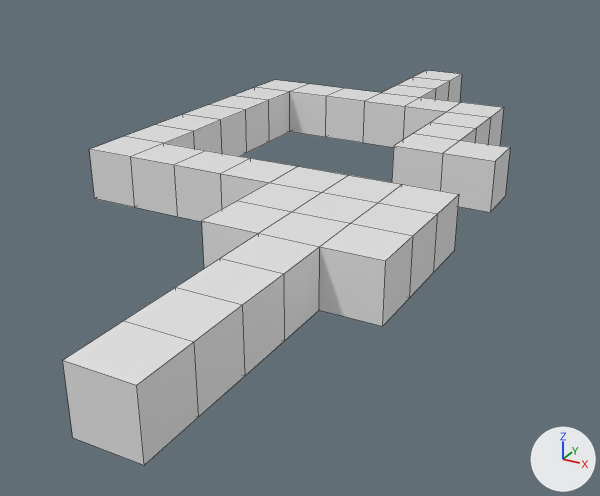
Before and after pictures for a commit that changed the FBX model rpg/Assets/untitled.fbx.
The view is the same before and after, from a 50 mm lens placed at (14.8, -42.0, 11.3), pointed at (0.7, -16.3, -1.5). Lighting does not change. The marker at lower right points along +X, +Y and +Z. Mesh edges are drawn as thin lines.

Script lines for the objects in view, before the commit:
```python
me_cube = bpy.data.meshes.new('Cube')
me_cube.from_pydata(...)  # 136 vertices, 134 faces; spans x -7.0..7.0, y -31.0..1.0, z 0.0..2.0
me_cube.materials.append(mat_material)  # white #e7e7e7
ob_cube = bpy.data.objects.new('Cube', me_cube)
ob_cube.location = (0.0, 0.0, 0.0)
```
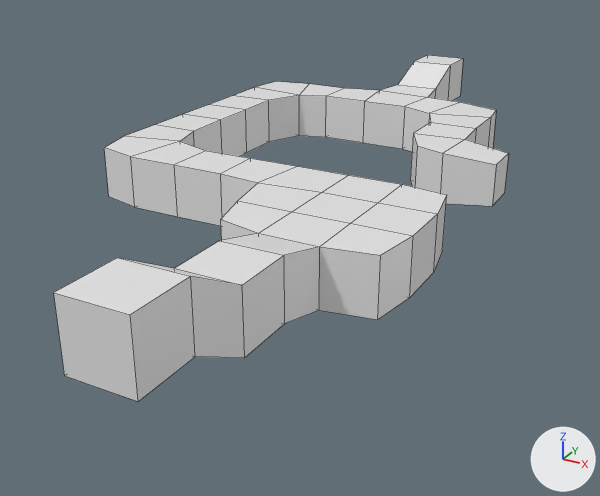
The newer file is also turned or shifted as a whole; pictures and numbers use the older file's frame.

Boxes (x1, y1, x2, y2) around the edits, measured in the pictures (600 x 496 px; the box of a moved part takes in the faces that stretch with it):
'Cube', reshaped (12% shorter): before (63, 70, 510, 465); after (54, 55, 509, 401)
part 1 of me_cube, moved or reshaped: before (221, 158, 348, 211); after (221, 158, 348, 217)
part 2 of me_cube, moved or reshaped: before (319, 223, 413, 326); after (319, 223, 413, 320)
part 3 of me_cube, moved or reshaped: before (176, 233, 320, 375); after (175, 233, 320, 358)
part 4 of me_cube, moved or reshaped: before (63, 287, 245, 465); after (54, 258, 244, 401)
part 5 of me_cube, moved or reshaped: before (202, 201, 292, 268); after (221, 201, 292, 240)
part 6 of me_cube, moved or reshaped: before (233, 70, 504, 146); after (233, 55, 496, 152)
part 7 of me_cube, moved or reshaped: before (378, 122, 510, 271); after (378, 122, 509, 270)
part 8 of me_cube, moved or reshaped: before (89, 125, 205, 207); after (104, 125, 206, 207)

What the commit changed:
me_cube is used by ob_cube; location (0.0, 0.0, 0.0).
me_cube had 136 vertices, 134 faces and spanned x -7.0..7.0, y -31.0..1.0, z 0.0..2.0.
me_cube now has 136 vertices, 134 faces and spans x -7.0..7.0, y -31.0..1.0, z 0.0..3.6.
me_cube part 1: all 2 vertices in x 1.0, y -19.0, z 0.0..2.0 are moved by (-0.3, -0.2, 0.0).
me_cube part 2: all 2 vertices in x 7.0, y -23.0, z 0.0..2.0 are moved by (-0.3, 0.3, 0.0).
me_cube part 3: all 8 vertices in x 3.0..5.0, y -27.0..-25.0, z 0.0..2.0 are moved by (0.0, 0.0, 0.5).
me_cube part 4: all 8 vertices in x 3.0..5.0, y -31.0..-29.0, z 0.0..2.0 are moved by (0.0, 0.0, 1.6).
me_cube part 5: all 2 vertices in x 1.0, y -23.0, z 0.0..2.0 are moved by (0.4, 0.4, 0.0).
me_cube part 6: 20 of 136 vertices moved; they spanned x -7.0..5.0, y -7.0..1.0, z 0.0..2.0 and now span x -6.8..4.9, y -7.6..1.0, z 0.0..2.8; mean shift (0.0, -0.1, 0.3); largest move (3.0, -7.0, 0.0) -> (2.4, -7.6, 0.0).
Part 7, on me_cube:
Vertex 42 of me_cube moves from (5.0, -11.0, 2.0) at pixel (460, 140) to (5.1, -10.8, 2.0) at pixel (465, 139).
Vertex 43 of me_cube moves from (5.0, -11.0, 0.0) to (5.1, -10.8, 0.0).
Vertex 44 of me_cube moves from (3.0, -13.0, 2.0) at pixel (393, 145) to (3.8, -12.5, 2.0) at pixel (417, 145).
Vertex 45 of me_cube moves from (3.0, -13.0, 0.0) to (3.8, -12.5, 0.0).
Vertex 48 of me_cube moves from (7.0, -11.0, 2.0) at pixel (510, 147) to (7.0, -11.2, 1.8) at pixel (508, 153).
Vertex 49 of me_cube moves from (7.0, -11.0, 0.0) at pixel (505, 196) to (7.0, -11.2, 0.2) at pixel (504, 193).
Vertex 50 of me_cube moves from (7.0, -13.0, 2.0) at pixel (495, 161) to (7.0, -12.8, 1.8) at pixel (496, 164).
Vertex 51 of me_cube moves from (7.0, -13.0, 0.0) at pixel (490, 212) to (7.0, -12.8, 0.2) at pixel (492, 206).
Vertex 100 of me_cube moves from (7.0, -17.0, 0.0) at pixel (454, 250) to (6.7, -17.2, 0.0) at pixel (442, 250).
Vertex 101 of me_cube moves from (7.0, -17.0, 2.0) at pixel (459, 194) to (6.7, -17.2, 2.0) at pixel (446, 194).
Part 8, on me_cube:
Vertex 72 of me_cube moves from (-5.0, -17.0, 0.0) to (-4.6, -16.5, 0.0).
Vertex 73 of me_cube moves from (-5.0, -17.0, 2.0) at pixel (163, 143) to (-4.6, -16.5, 2.0) at pixel (180, 141).
Vertex 78 of me_cube moves from (-7.0, -19.0, 0.0) at pixel (94, 198) to (-6.7, -18.5, 0.0) at pixel (108, 196).
Vertex 79 of me_cube moves from (-7.0, -19.0, 2.0) at pixel (89, 149) to (-6.7, -18.5, 2.0) at pixel (104, 147).
